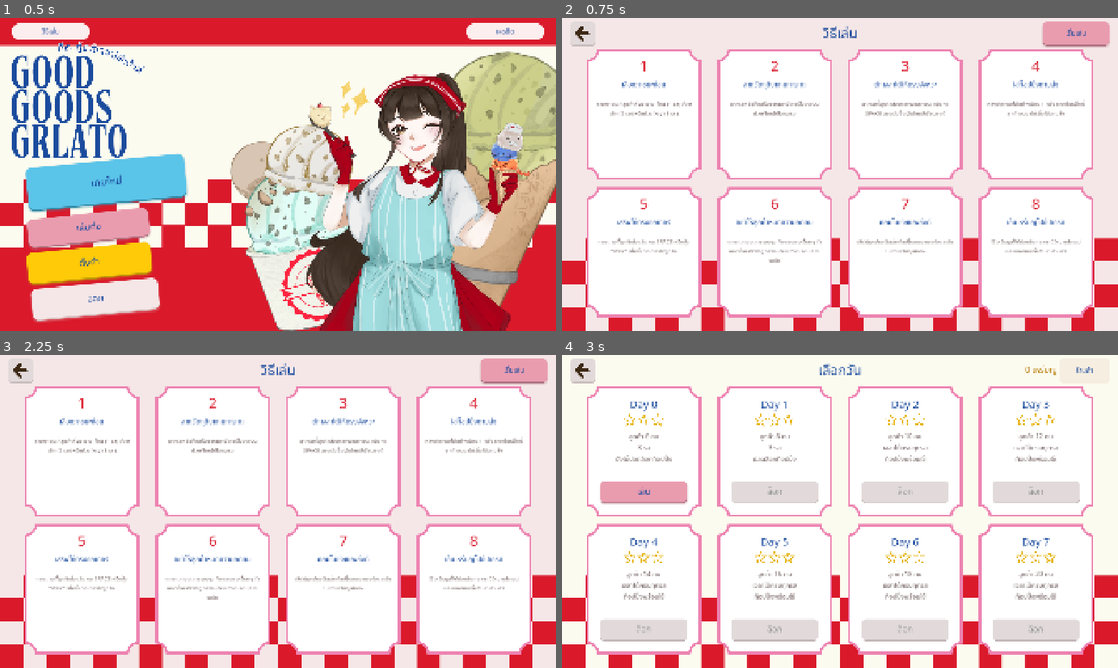
Above: before the commit, frames 1-4 (two rows, left to right).
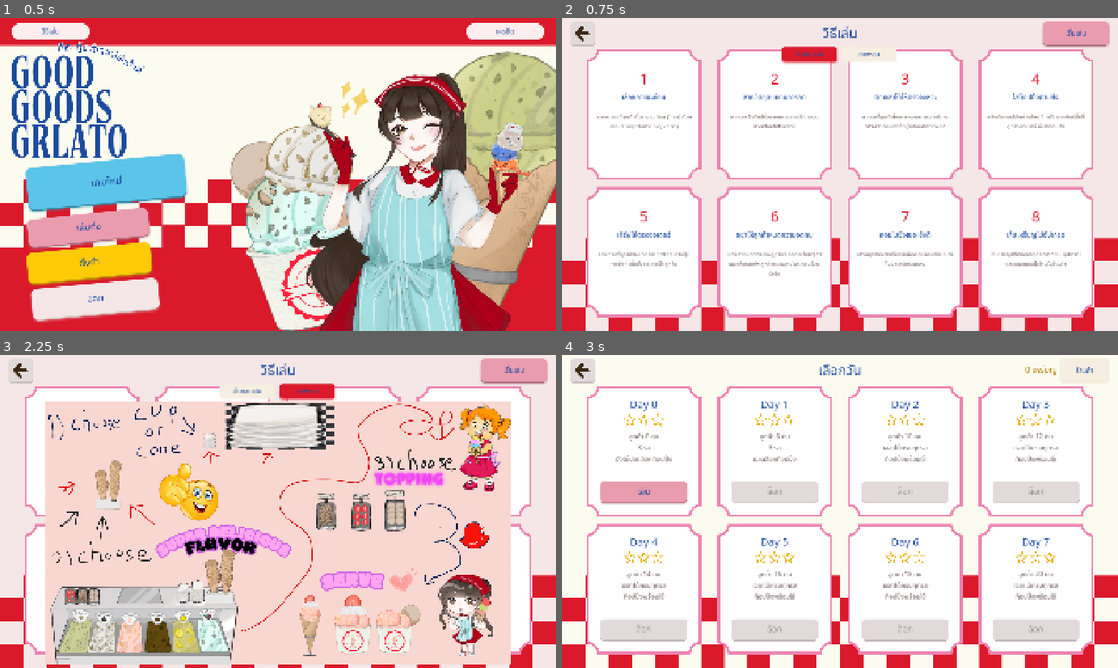
Above: after the commit, the same moments.

Repository: PEKZA007/PROJECT_2D_G4
Game: Godot game, scene res://MainMenu.tscn
Same seed, same stepped clock (60 frames per second), same inputs: the game is played once before the commit and once after it.
Inputs (mouse positions are in pixels of both pictures, inside the frame that each line leads up to):
- Up to frame 1 (0.5 s): no input
- Up to frame 2 (0.75 s): click "วิธีเล่น" at 0.5 s
- Up to frame 3 (2.25 s): click (250, 392) at 1.25 s, where only the run after the commit has a clickable "ขั้นตอนเล่น"; click (305, 392) at 2 s, where only the run after the commit has a clickable "ภาพรวม"
- Up to frame 4 (3 s): click "เริ่มเล่น" at 2.75 s

Frame 1 is identical in both runs. In frame 2, 6.8% of the frame differs, in the area x 6-94%, y 9-83%; in frame 3, 61%, in the area x 6-94%, y 9-99%; in frame 4, nothing differs.

Commit message:
v.2.1.5
fix v.2.1.4

Diff:
--- a/Game.gd
+++ b/Game.gd
@@ -397,19 +397,19 @@
 	match level_id:
 		0:
 			return [
-				["🎓 สอนเล่น: Day 0", "วันนี้เริ่มจากพื้นฐานก่อน
+				["[*] สอนเล่น: Day 0", "วันนี้เริ่มจากพื้นฐานก่อน
 
 1. ลากภาชนะมาวางตรงพื้นที่ทำเจลาโต้
 2. ดูออเดอร์ แล้วลากรสที่ลูกค้าสั่ง
 3. ตอนตัก ให้กด SPACE ให้ตรงจังหวะ
 4. เมื่อทำครบแล้ว กด “เสิร์ฟ” หรือ SPACE"],
-				["🔒 ของที่ใช้ได้วันนี้", "Day 0 มีเจลาโต้แค่ 3 รสแรกเท่านั้น
-
-🍨 ลูกค้าจะสั่งเฉพาะรสที่ปลดล็อกแล้ว
-🚫 วันนี้ยังไม่มีท็อปปิ้ง
+				["[*] ของที่ใช้ได้วันนี้", "Day 0 มีเจลาโต้แค่ 3 รสแรกเท่านั้น
+
+- ลูกค้าจะสั่งเฉพาะรสที่ปลดล็อกแล้ว
+- วันนี้ยังไม่มีท็อปปิ้ง
 
 ทำตามออเดอร์ที่เห็นได้เลย ไม่ต้องเดาของที่ล็อกไว้"],
-				["✨ พร้อมเปิดร้าน!", "จำง่าย ๆ: ภาชนะ → ตักรส → กด SPACE ตามจังหวะ → เสิร์ฟ
+				["[*] พร้อมเปิดร้าน!", "จำง่าย ๆ: ภาชนะ → ตักรส → กด SPACE ตามจังหวะ → เสิร์ฟ
 
 พรุ่งนี้จะปลดล็อกท็อปปิ้งเพิ่ม!
 
@@ -417,19 +417,19 @@
 			]
 		1:
 			return [
-				["🎓 สอนเล่น: Day 1", "วันนี้รูปแบบการเล่นเหมือนเดิม แต่มีของใหม่เพิ่มเข้ามา
+				["[*] สอนเล่น: Day 1", "วันนี้รูปแบบการเล่นเหมือนเดิม แต่มีของใหม่เพิ่มเข้ามา
 
 1. อ่านออเดอร์
 2. ทำเจลาโต้ตามรสที่ลูกค้าต้องการ
 3. ถ้ามีท็อปปิ้ง ให้ลากท็อปปิ้งใส่
 4. แล้วกดเสิร์ฟ"],
-				["🍓 ปลดล็อกท็อปปิ้ง!", "ตั้งแต่ Day 1 เป็นต้นไป ลูกค้าสามารถสั่งท็อปปิ้งได้
-
-🍨 เจลาโต้ยังมีแค่ 3 รสแรก
-🍓 ท็อปปิ้งจะปรากฏในออเดอร์เมื่อถูกสุ่ม
+				["[*] ปลดล็อกท็อปปิ้ง!", "ตั้งแต่ Day 1 เป็นต้นไป ลูกค้าสามารถสั่งท็อปปิ้งได้
+
+- เจลาโต้ยังมีแค่ 3 รสแรก
+- ท็อปปิ้งจะปรากฏในออเดอร์เมื่อถูกสุ่ม
 
 ลูกค้าจะไม่สั่งรสเจลาโต้ที่ยังล็อกอยู่"],
-				["✨ พร้อมเสิร์ฟ!", "ถ้าออเดอร์เขียนว่า “ท็อปปิ้ง” ให้ใส่ท็อปปิ้งก่อนเสิร์ฟ
+				["[*] พร้อมเสิร์ฟ!", "ถ้าออเดอร์เขียนว่า “ท็อปปิ้ง” ให้ใส่ท็อปปิ้งก่อนเสิร์ฟ
 
 ถ้าไม่มีท็อปปิ้ง ก็เสิร์ฟได้เลยหลังทำรสครบ
 
@@ -437,7 +437,7 @@
 			]
 		2:
 			return [
-				["🎓 สอนเล่น: Day 2", "วันนี้ร้านมีเจลาโต้ครบทุก 6 รสแล้ว!
+				["[*] สอนเล่น: Day 2", "วันนี้ร้านมีเจลาโต้ครบทุก 6 รสแล้ว!
 
 ขั้นตอนยังเหมือนเดิม:
 1. อ่านออเดอร์
@@ -445,12 +445,12 @@
 3. ตักรสตามออเดอร์
 4. ใส่ท็อปปิ้งถ้ามี
 5. เสิร์ฟ"],
-				["🍨 ปลดล็อกเจลาโต้ครบทุก 6 รส!", "ตั้งแต่ Day 2 เป็นต้นไป รสเจลาโต้ทั้ง 6 รสเปิดให้ใช้งาน
+				["[*] ปลดล็อกเจลาโต้ครบทุก 6 รส!", "ตั้งแต่ Day 2 เป็นต้นไป รสเจลาโต้ทั้ง 6 รสเปิดให้ใช้งาน
 
 ลูกค้าจึงสามารถสั่งรสใหม่ได้ทั้งหมด
 
-🔓 ลูกค้าจะสุ่มออเดอร์จากของที่ปลดล็อกแล้วเท่านั้น"],
-				["✨ เริ่มขายแบบเต็มร้าน!", "ตอนนี้จำกติกาการปลดล็อกได้แล้ว:
+- ลูกค้าจะสุ่มออเดอร์จากของที่ปลดล็อกแล้วเท่านั้น"],
+				["[*] เริ่มขายแบบเต็มร้าน!", "ตอนนี้จำกติกาการปลดล็อกได้แล้ว:
 
 Day 0 → 3 รส / ไม่มีท็อปปิ้ง
 Day 1 → 3 รส / มีท็อปปิ้ง
--- a/Game.tscn
+++ b/Game.tscn
@@ -555,23 +555,33 @@
 
 [node name="Portrait" type="TextureRect" parent="QueueSlot1" unique_id=173090732]
 layout_mode = 0
-offset_left = -39.0
-offset_top = -126.0
-offset_right = 293.0
-offset_bottom = 240.0
+offset_left = -118.0
+offset_top = -173.0
+offset_right = 347.0
+offset_bottom = 347.0
 expand_mode = 1
 stretch_mode = 5
+
+[node name="RegisterDesk2" type="Sprite2D" parent="." unique_id=1590069043]
+position = Vector2(340, 768)
+texture = ExtResource("28")
+
+[node name="TrashBin" type="Sprite2D" parent="." unique_id=2078089918]
+position = Vector2(469, 990)
+texture = ExtResource("30")
 
 [node name="BuildStage" type="Control" parent="." unique_id=1860896294]
 layout_mode = 3
 anchors_preset = 0
-offset_left = 880.0
-offset_top = 160.0
-offset_right = 1290.0
-offset_bottom = 570.0
+offset_left = 1020.0
+offset_top = 170.0
+offset_right = 1430.0
+offset_bottom = 580.0
 
 [node name="LayerCup" type="TextureRect" parent="BuildStage" unique_id=622293745]
 layout_mode = 0
+offset_left = 0.0
+offset_top = 0.0
 offset_right = 410.0
 offset_bottom = 410.0
 mouse_filter = 2
@@ -580,30 +590,38 @@
 
 [node name="LayerScoopBack" type="TextureRect" parent="BuildStage" unique_id=1139464106]
 layout_mode = 0
-offset_right = 410.0
-offset_bottom = 410.0
+offset_left = 145.0
+offset_top = 10.0
+offset_right = 555.0
+offset_bottom = 420.0
 mouse_filter = 2
 expand_mode = 1
 stretch_mode = 5
 
 [node name="LayerScoopMid" type="TextureRect" parent="BuildStage" unique_id=1577321495]
 layout_mode = 0
-offset_right = 410.0
-offset_bottom = 410.0
+offset_left = 145.0
+offset_top = 10.0
+offset_right = 555.0
+offset_bottom = 420.0
 mouse_filter = 2
 expand_mode = 1
 stretch_mode = 5
 
 [node name="LayerScoopFront" type="TextureRect" parent="BuildStage" unique_id=588188398]
 layout_mode = 0
-offset_right = 410.0
-offset_bottom = 410.0
+offset_left = 145.0
+offset_top = 10.0
+offset_right = 555.0
+offset_bottom = 420.0
 mouse_filter = 2
 expand_mode = 1
 stretch_mode = 5
 
 [node name="LayerContainerFront" type="TextureRect" parent="BuildStage" unique_id=1440859010]
 layout_mode = 0
+offset_left = 0.0
+offset_top = 0.0
 offset_right = 410.0
 offset_bottom = 410.0
 mouse_filter = 2
@@ -612,6 +630,8 @@
 
 [node name="LayerTopping" type="TextureRect" parent="BuildStage" unique_id=47187461]
 layout_mode = 0
+offset_left = 0.0
+offset_top = 0.0
 offset_right = 410.0
 offset_bottom = 410.0
 mouse_filter = 2
@@ -620,21 +640,22 @@
 
 [node name="EmptyStageLabel" type="Label" parent="BuildStage" unique_id=1970024503]
 layout_mode = 0
+offset_left = 0.0
+offset_top = 0.0
 offset_right = 410.0
 offset_bottom = 410.0
 theme_override_colors/font_color = Color(0.470588, 0.470588, 0.470588, 1)
 theme_override_font_sizes/font_size = 22
-text = "ลากภาชนะมาวางก่อนเลย"
 horizontal_alignment = 1
 vertical_alignment = 1
 autowrap_mode = 2
 
 [node name="DropZone" type="Panel" parent="." unique_id=170428491]
 self_modulate = Color(1, 1, 1, 0)
-offset_left = 880.0
-offset_top = 160.0
-offset_right = 1290.0
-offset_bottom = 570.0
+offset_left = 1023.0
+offset_top = 186.0
+offset_right = 1433.0
+offset_bottom = 596.0
 script = ExtResource("7")
 
 [node name="ChallengePanel" type="Panel" parent="." unique_id=84076464]
@@ -753,9 +774,10 @@
 vertical_alignment = 1
 
 [node name="ToppingTray" type="HBoxContainer" parent="." unique_id=618209408]
-visible = false
-offset_left = 340.0
-offset_top = 954.0
+offset_left = -264.0
+offset_top = 713.0
+offset_right = -68.0
+offset_bottom = 769.0
 theme_override_constants/separation = 14
 
 [node name="Topping1" parent="ToppingTray" unique_id=1112054451 instance=ExtResource("10")]
--- a/HowToPlay.gd
+++ b/HowToPlay.gd
@@ -1,15 +1,40 @@
 extends Node2D
 
 # หน้า "วิธีเล่น" — อธิบายขั้นตอนหลักของเกมให้ผู้เล่นใหม่เข้าใจก่อนเริ่มเล่นจริง
+# มี 2 หน้าย่อยให้สลับดูได้: หน้า 1 การ์ดขั้นตอนเล่น, หน้า 2 ภาพรวม tutorial
+
+const TAB_STYLE_INACTIVE := preload("res://theme/style_tab_button.tres")
+const TAB_STYLE_ACTIVE := preload("res://theme/style_tab_button_active.tres")
 
 @onready var back_button: Button = $BackButton
 @onready var start_button: Button = $StartButton
+@onready var page1: Node2D = $Page1
+@onready var page2: Node2D = $Page2
+@onready var page1_tab_button: Button = $Tabs/Page1TabButton
+@onready var page2_tab_button: Button = $Tabs/Page2TabButton
 
 
 func _ready() -> void:
 	get_tree().paused = false
 	back_button.pressed.connect(func(): get_tree().change_scene_to_file("res://MainMenu.tscn"))
 	start_button.pressed.connect(func(): get_tree().change_scene_to_file("res://LevelSelect.tscn"))
+	page1_tab_button.pressed.connect(func(): _switch_page("page1"))
+	page2_tab_button.pressed.connect(func(): _switch_page("page2"))
+	_switch_page("page1")
+
+
+func _switch_page(page: String) -> void:
+	page1.visible = (page == "page1")
+	page2.visible = (page == "page2")
+
+	var tab_buttons := {"page1": page1_tab_button, "page2": page2_tab_button}
+	for key in tab_buttons.keys():
+		var btn: Button = tab_buttons[key]
+		var active: bool = (key == page)
+		var style: StyleBox = TAB_STYLE_ACTIVE if active else TAB_STYLE_INACTIVE
+		btn.add_theme_stylebox_override("normal", style)
+		btn.add_theme_stylebox_override("hover", style)
+		btn.add_theme_stylebox_override("pressed", style)
 
 
 func _unhandled_input(event: InputEvent) -> void:
--- a/HowToPlay.tscn
+++ b/HowToPlay.tscn
@@ -6,6 +6,9 @@
 [ext_resource type="StyleBoxFlat" path="res://theme/style_menu_action_button.tres" id="4"]
 [ext_resource type="Texture2D" path="res://assets/icons/arrow_back.svg" id="5"]
 [ext_resource type="Texture2D" path="res://assets/backgrounds/menu_howto.png" id="6"]
+[ext_resource type="StyleBoxFlat" path="res://theme/style_tab_button.tres" id="7"]
+[ext_resource type="StyleBoxFlat" path="res://theme/style_tab_button_active.tres" id="8"]
+[ext_resource type="Texture2D" path="res://assets/backgrounds/howto_tutorial_overview.png" id="9"]
 
 [node name="HowToPlay" type="Node2D"]
 script = ExtResource("1")
@@ -60,14 +63,47 @@
 theme_override_colors/font_pressed_color = Color(0.105882, 0.294118, 0.615686, 1)
 text = "เริ่มเล่น"
 
-[node name="Card1" type="Panel" parent="."]
+[node name="Tabs" type="HBoxContainer" parent="."]
+offset_left = 760.0
+offset_top = 100.0
+offset_right = 1160.0
+offset_bottom = 152.0
+theme_override_constants/separation = 17
+
+[node name="Page1TabButton" type="Button" parent="Tabs"]
+custom_minimum_size = Vector2(190.0, 52.0)
+theme_override_styles/normal = ExtResource("8")
+theme_override_styles/hover = ExtResource("8")
+theme_override_styles/pressed = ExtResource("8")
+theme_override_font_sizes/font_size = 22
+theme_override_colors/font_color = Color(0.105882, 0.294118, 0.615686, 1)
+theme_override_colors/font_hover_color = Color(0.105882, 0.294118, 0.615686, 1)
+theme_override_colors/font_pressed_color = Color(0.105882, 0.294118, 0.615686, 1)
+theme_override_colors/font_focus_color = Color(0.105882, 0.294118, 0.615686, 1)
+text = "ขั้นตอนเล่น"
+
+[node name="Page2TabButton" type="Button" parent="Tabs"]
+custom_minimum_size = Vector2(190.0, 52.0)
+theme_override_styles/normal = ExtResource("7")
+theme_override_styles/hover = ExtResource("7")
+theme_override_styles/pressed = ExtResource("7")
+theme_override_font_sizes/font_size = 22
+theme_override_colors/font_color = Color(0.105882, 0.294118, 0.615686, 1)
+theme_override_colors/font_hover_color = Color(0.105882, 0.294118, 0.615686, 1)
+theme_override_colors/font_pressed_color = Color(0.105882, 0.294118, 0.615686, 1)
+theme_override_colors/font_focus_color = Color(0.105882, 0.294118, 0.615686, 1)
+text = "ภาพรวม"
+
+[node name="Page1" type="Node2D" parent="."]
+
+[node name="Card1" type="Panel" parent="Page1"]
 offset_left = 93.0
-offset_top = 116.0
+offset_top = 160.0
 offset_right = 472.0
-offset_bottom = 548.0
-theme_override_styles/panel = ExtResource("3")
-
-[node name="Icon1" type="Label" parent="Card1"]
+offset_bottom = 592.0
+theme_override_styles/panel = ExtResource("3")
+
+[node name="Icon1" type="Label" parent="Page1/Card1"]
 offset_top = 14.0
 offset_right = 379.0
 offset_bottom = 90.0
@@ -76,7 +112,7 @@
 horizontal_alignment = 1
 text = "1"
 
-[node name="StepTitle1" type="Label" parent="Card1"]
+[node name="StepTitle1" type="Label" parent="Page1/Card1"]
 offset_top = 96.0
 offset_right = 379.0
 offset_bottom = 156.0
@@ -86,7 +122,7 @@
 autowrap_mode = 2
 text = "เลือกภาชนะก่อน"
 
-[node name="StepDesc1" type="Label" parent="Card1"]
+[node name="StepDesc1" type="Label" parent="Page1/Card1"]
 offset_left = 20.0
 offset_top = 166.0
 offset_right = 359.0
@@ -97,14 +133,14 @@
 autowrap_mode = 2
 text = "ลากภาชนะที่ลูกค้าสั่งมาวาง: โคน (1 รส) ถ้วยเล็ก (2 รส) หรือถ้วยใหญ่ (3 รส)"
 
-[node name="Card2" type="Panel" parent="."]
+[node name="Card2" type="Panel" parent="Page1"]
 offset_left = 545.0
-offset_top = 116.0
+offset_top = 160.0
 offset_right = 924.0
-offset_bottom = 548.0
-theme_override_styles/panel = ExtResource("3")
-
-[node name="Icon2" type="Label" parent="Card2"]
+offset_bottom = 592.0
+theme_override_styles/panel = ExtResource("3")
+
+[node name="Icon2" type="Label" parent="Page1/Card2"]
 offset_top = 14.0
 offset_right = 379.0
 offset_bottom = 90.0
@@ -113,7 +149,7 @@
 horizontal_alignment = 1
 text = "2"
 
-[node name="StepTitle2" type="Label" parent="Card2"]
+[node name="StepTitle2" type="Label" parent="Page1/Card2"]
 offset_top = 96.0
 offset_right = 379.0
 offset_bottom = 156.0
@@ -123,7 +159,7 @@
 autowrap_mode = 2
 text = "ลากวัตถุดิบแทนการกด"
 
-[node name="StepDesc2" type="Label" parent="Card2"]
+[node name="StepDesc2" type="Label" parent="Page1/Card2"]
 offset_left = 20.0
 offset_top = 166.0
 offset_right = 359.0
@@ -134,14 +170,14 @@
 autowrap_mode = 2
 text = "ลากรสหรือท็อปปิ้งจากเคาน์เตอร์ไปวางบนถ้วย/โคนได้โดยตรง"
 
-[node name="Card3" type="Panel" parent="."]
+[node name="Card3" type="Panel" parent="Page1"]
 offset_left = 996.0
-offset_top = 116.0
+offset_top = 160.0
 offset_right = 1375.0
-offset_bottom = 548.0
-theme_override_styles/panel = ExtResource("3")
-
-[node name="Icon3" type="Label" parent="Card3"]
+offset_bottom = 592.0
+theme_override_styles/panel = ExtResource("3")
+
+[node name="Icon3" type="Label" parent="Page1/Card3"]
 offset_top = 14.0
 offset_right = 379.0
 offset_bottom = 90.0
@@ -150,7 +186,7 @@
 horizontal_alignment = 1
 text = "3"
 
-[node name="StepTitle3" type="Label" parent="Card3"]
+[node name="StepTitle3" type="Label" parent="Page1/Card3"]
 offset_top = 96.0
 offset_right = 379.0
 offset_bottom = 156.0
@@ -160,7 +196,7 @@
 autowrap_mode = 2
 text = "ตักเจลาโต้ให้ตรงจังหวะ"
 
-[node name="StepDesc3" type="Label" parent="Card3"]
+[node name="StepDesc3" type="Label" parent="Page1/Card3"]
 offset_left = 20.0
 offset_top = 166.0
 offset_right = 359.0
@@ -171,14 +207,14 @@
 autowrap_mode = 2
 text = "ลากรสที่ลูกค้าสั่งมาวางบนภาชนะ แล้วกด SPACE ตอนตัวชี้อยู่ในโซนสีเขียวพอดี"
 
-[node name="Card4" type="Panel" parent="."]
+[node name="Card4" type="Panel" parent="Page1"]
 offset_left = 1447.0
-offset_top = 116.0
+offset_top = 160.0
 offset_right = 1826.0
-offset_bottom = 548.0
-theme_override_styles/panel = ExtResource("3")
-
-[node name="Icon4" type="Label" parent="Card4"]
+offset_bottom = 592.0
+theme_override_styles/panel = ExtResource("3")
+
+[node name="Icon4" type="Label" parent="Page1/Card4"]
 offset_top = 14.0
 offset_right = 379.0
 offset_bottom = 90.0
@@ -187,7 +223,7 @@
 horizontal_alignment = 1
 text = "4"
 
-[node name="StepTitle4" type="Label" parent="Card4"]
+[node name="StepTitle4" type="Label" parent="Page1/Card4"]
 offset_top = 96.0
 offset_right = 379.0
 offset_bottom = 156.0
@@ -197,7 +233,7 @@
 autowrap_mode = 2
 text = "ใส่ท็อปปิ้งตามสั่ง"
 
-[node name="StepDesc4" type="Label" parent="Card4"]
+[node name="StepDesc4" type="Label" parent="Page1/Card4"]
 offset_left = 20.0
 offset_top = 166.0
 offset_right = 359.0
@@ -208,14 +244,14 @@
 autowrap_mode = 2
 text = "หลังตักเจลาโต้อย่างน้อย 1 ครั้ง ลากท็อปปิ้งที่ลูกค้าขอมาใส่เพิ่มได้ตามสั่ง"
 
-[node name="Card5" type="Panel" parent="."]
+[node name="Card5" type="Panel" parent="Page1"]
 offset_left = 93.0
-offset_top = 591.0
+offset_top = 635.0
 offset_right = 472.0
-offset_bottom = 1023.0
-theme_override_styles/panel = ExtResource("3")
-
-[node name="Icon5" type="Label" parent="Card5"]
+offset_bottom = 1067.0
+theme_override_styles/panel = ExtResource("3")
+
+[node name="Icon5" type="Label" parent="Page1/Card5"]
 offset_top = 14.0
 offset_right = 379.0
 offset_bottom = 90.0
@@ -224,7 +260,7 @@
 horizontal_alignment = 1
 text = "5"
 
-[node name="StepTitle5" type="Label" parent="Card5"]
+[node name="StepTitle5" type="Label" parent="Page1/Card5"]
 offset_top = 96.0
 offset_right = 379.0
 offset_bottom = 156.0
@@ -234,7 +270,7 @@
 autowrap_mode = 2
 text = "เสิร์ฟให้ตรงออเดอร์"
 
-[node name="StepDesc5" type="Label" parent="Card5"]
+[node name="StepDesc5" type="Label" parent="Page1/Card5"]
 offset_left = 20.0
 offset_top = 166.0
 offset_right = 359.0
@@ -245,14 +281,14 @@
 autowrap_mode = 2
 text = "ครบตามที่ลูกค้าสั่งแล้ว กด SPACE หรือปุ่ม \"เสิร์ฟ\" เพื่อส่งออเดอร์ให้ลูกค้า"
 
-[node name="Card6" type="Panel" parent="."]
+[node name="Card6" type="Panel" parent="Page1"]
 offset_left = 545.0
-offset_top = 591.0
+offset_top = 635.0
 offset_right = 924.0
-offset_bottom = 1023.0
-theme_override_styles/panel = ExtResource("3")
-
-[node name="Icon6" type="Label" parent="Card6"]
+offset_bottom = 1067.0
+theme_override_styles/panel = ExtResource("3")
+
+[node name="Icon6" type="Label" parent="Page1/Card6"]
 offset_top = 14.0
 offset_right = 379.0
 offset_bottom = 90.0
@@ -261,7 +297,7 @@
 horizontal_alignment = 1
 text = "6"
 
-[node name="StepTitle6" type="Label" parent="Card6"]
+[node name="StepTitle6" type="Label" parent="Page1/Card6"]
 offset_top = 96.0
 offset_right = 379.0
 offset_bottom = 156.0
@@ -271,7 +307,7 @@
 autowrap_mode = 2
 text = "อย่าให้ลูกค้าหมดความอดทน"
 
-[node name="StepDesc6" type="Label" parent="Card6"]
+[node name="StepDesc6" type="Label" parent="Page1/Card6"]
 offset_left = 20.0
 offset_top = 166.0
 offset_right = 359.0
@@ -282,14 +318,14 @@
 autowrap_mode = 2
 text = "แถบความอดทนของลูกค้าจะลดลงเรื่อยๆ ถ้าหมดก่อนเสิร์ฟ ลูกค้าจะเดินหนีและคอมโบจะรีเซ็ต"
 
-[node name="Card7" type="Panel" parent="."]
+[node name="Card7" type="Panel" parent="Page1"]
 offset_left = 996.0
-offset_top = 591.0
+offset_top = 635.0
 offset_right = 1375.0
-offset_bottom = 1023.0
-theme_override_styles/panel = ExtResource("3")
-
-[node name="Icon7" type="Label" parent="Card7"]
+offset_bottom = 1067.0
+theme_override_styles/panel = ExtResource("3")
+
+[node name="Icon7" type="Label" parent="Page1/Card7"]
 offset_top = 14.0
 offset_right = 379.0
 offset_bottom = 90.0
@@ -298,7 +334,7 @@
 horizontal_alignment = 1
 text = "7"
 
-[node name="StepTitle7" type="Label" parent="Card7"]
+[node name="StepTitle7" type="Label" parent="Page1/Card7"]
 offset_top = 96.0
 offset_right = 379.0
 offset_bottom = 156.0
@@ -308,7 +344,7 @@
 autowrap_mode = 2
 text = "คอมโบยิ่งเยอะยิ่งดี"
 
-[node name="StepDesc7" type="Label" parent="Card7"]
+[node name="StepDesc7" type="Label" parent="Page1/Card7"]
 offset_left = 20.0
 offset_top = 166.0
 offset_right = 359.0
@@ -319,14 +355,14 @@
 autowrap_mode = 2
 text = "เสิร์ฟถูกต้องติดต่อกันเพื่อสะสมคอมโบและรับโบนัสเหรียญพิเศษ"
 
-[node name="Card8" type="Panel" parent="."]
+[node name="Card8" type="Panel" parent="Page1"]
 offset_left = 1447.0
-offset_top = 591.0
+offset_top = 635.0
 offset_right = 1826.0
-offset_bottom = 1023.0
-theme_override_styles/panel = ExtResource("3")
-
-[node name="Icon8" type="Label" parent="Card8"]
+offset_bottom = 1067.0
+theme_override_styles/panel = ExtResource("3")
+
+[node name="Icon8" type="Label" parent="Page1/Card8"]
 offset_top = 14.0
 offset_right = 379.0
 offset_bottom = 90.0
@@ -335,7 +371,7 @@
 horizontal_alignment = 1
 text = "8"
 
-[node name="StepTitle8" type="Label" parent="Card8"]
+[node name="StepTitle8" type="Label" parent="Page1/Card8"]
 offset_top = 96.0
 offset_right = 379.0
 offset_bottom = 156.0
@@ -345,7 +381,7 @@
 autowrap_mode = 2
 text = "เก็บเหรียญไปอัปเกรด"
 
-[node name="StepDesc8" type="Label" parent="Card8"]
+[node name="StepDesc8" type="Label" parent="Page1/Card8"]
 offset_left = 20.0
 offset_top = 166.0
 offset_right = 359.0
@@ -355,3 +391,15 @@
 horizontal_alignment = 1
 autowrap_mode = 2
 text = "ใช้เหรียญที่ได้ปลดล็อกรสชาติใหม่ อุปกรณ์ และของตกแต่งร้านในร้านค้า"
+
+[node name="Page2" type="Node2D" parent="."]
+visible = false
+
+[node name="TutorialImage" type="TextureRect" parent="Page2"]
+offset_left = 93.0
+offset_top = 160.0
+offset_right = 1826.0
+offset_bottom = 1067.0
+texture = ExtResource("9")
+expand_mode = 1
+stretch_mode = 5
--- a/MainMenu.tscn
+++ b/MainMenu.tscn
@@ -178,13 +178,12 @@
 dialog_text = "การเริ่มเกมใหม่จะลบความคืบหน้าทั้งหมด (เหรียญ ดาว รสชาติ อุปกรณ์ และของตกแต่งที่ปลดล็อกไว้)
 คุณแน่ใจหรือไม่?"
 
-
-[node name="PlayerNameDialog" type="AcceptDialog" parent="."]
+[node name="PlayerNameDialog" type="AcceptDialog" parent="." unique_id=1137597023]
 title = "ตั้งชื่อผู้เล่น"
+size = Vector2i(720, 300)
 ok_button_text = "เริ่มเกม"
-size = Vector2i(720, 300)
-
-[node name="Prompt" type="Label" parent="PlayerNameDialog"]
+
+[node name="Prompt" type="Label" parent="PlayerNameDialog" unique_id=536182751]
 offset_left = 35.0
 offset_top = 55.0
 offset_right = 685.0
@@ -193,11 +192,10 @@
 text = "ชื่อของคุณจะถูกใช้ในบทสนทนา"
 horizontal_alignment = 1
 
-[node name="NameEdit" type="LineEdit" parent="PlayerNameDialog"]
+[node name="NameEdit" type="LineEdit" parent="PlayerNameDialog" unique_id=1769454319]
 offset_left = 80.0
 offset_top = 125.0
 offset_right = 640.0
 offset_bottom = 195.0
 theme_override_font_sizes/font_size = 30
 placeholder_text = "ใส่ชื่อผู้เล่น"
-horizontal_alignment = 1
--- a/PausePanel.tscn
+++ b/PausePanel.tscn
@@ -58,7 +58,7 @@
 theme_override_colors/font_hover_color = Color(0.105882, 0.294118, 0.615686, 1)
 theme_override_colors/font_pressed_color = Color(0.105882, 0.294118, 0.615686, 1)
 theme_override_colors/font_focus_color = Color(0.105882, 0.294118, 0.615686, 1)
-text = "📖 อ่านระบบสอนเล่นอีกครั้ง"
+text = "[?] อ่านระบบสอนเล่นอีกครั้ง"
 
 [node name="QuitButton" type="Button" parent="Card"]
 offset_left = 100.0
Not shown: 1 places in HowToPlay.tscn that only renumber resources
Binary file added: assets/backgrounds/howto_tutorial_overview.png
Not shown, added: assets/backgrounds/howto_tutorial_overview.png.import
Binary file changed: assets/branding/logo.png
Not shown, changed: docs/index.html
Not shown, changed: docs/index.pck
